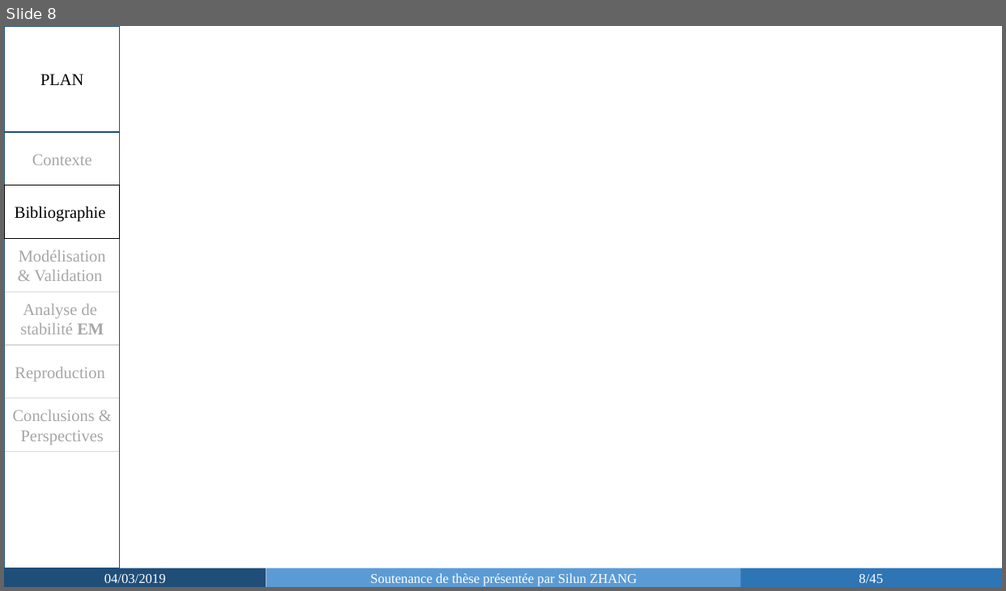
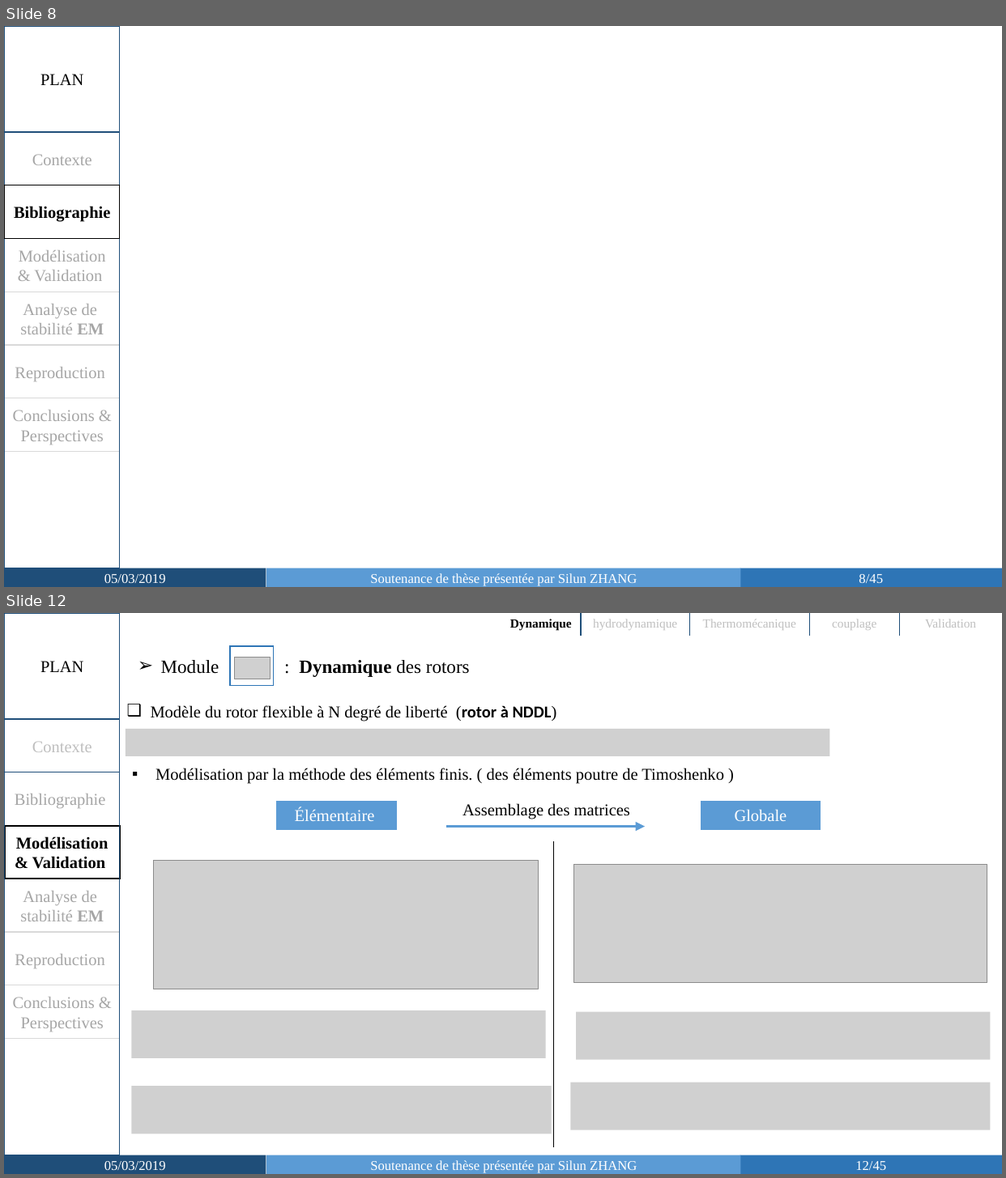
Before and after one commit to SilunZ/SoutenanceThese, a slide deck: Soutenance_Silun ZHANG-slides.pptx. Shown one above the other, each under a label of ours: slide 8 before the commit, slides 8 and 12 after it; the slides between them are not shown. The pictures are 1006x591 and 1006x1178 pixels, drawn with LibreOffice and Linux fonts; fonts in the diff are those of the drawing; grey boxes stand for pictures. Boxes give left, top, right and bottom in pixels: in the first picture for what was removed or moved away, otherwise in the second. Text is boxed around its words. In the diff, an @@ line names an element or a change of style, - is before the commit and + after.

```diff
--- a/Soutenance_Silun ZHANG-slides.pptx
+++ b/Soutenance_Silun ZHANG-slides.pptx
@@ slide 12 added at (x1=4, y1=613, x2=1002, y2=1174), background #FFFFFF @@
@@ rectangle added at (x1=5, y1=613, x2=120, y2=1156), outline #1F4E79 1 pt @@
@@ table added at (x1=501, y1=613, x2=1002, y2=636), 1 rows, 5 columns @@
+Dynamique | hydrodynamique | Thermomécanique | couplage | Validation
@@ text added at (x1=40, y1=661, x2=83, y2=672), 16 pt, text #000000 @@
+PLAN
@@ text added at (x1=161, y1=660, x2=470, y2=677), 18 pt, text #000000 @@
+➢ Module : Dynamique des rotors
@@ rectangle added at (x1=230, y1=646, x2=274, y2=685), fill #FFFFFF, outline #2E75B6 1 pt @@
@@ picture added at (x1=235, y1=658, x2=270, y2=679) @@
@@ text added at (x1=151, y1=705, x2=557, y2=722), 16 pt, text #000000 @@
+❑ Modèle du rotor flexible à N degré de liberté (rotor à NDDL)
@@ rectangle added at (x1=5, y1=719, x2=120, y2=773), outline #1F4E79 1 pt, 16 pt, text #BFBFBF @@
+Contexte
@@ picture added at (x1=126, y1=729, x2=829, y2=756) @@
@@ rectangle added at (x1=5, y1=773, x2=120, y2=825), outline #D9D9D9 1 pt, 16 pt, text #A6A6A6 @@
+Bibliographie
@@ text added at (x1=155, y1=768, x2=724, y2=784), 16 pt, text #000000 @@
+▪ Modélisation par la méthode des éléments finis. ( des éléments poutre de Timoshenko )
@@ rectangle added at (x1=277, y1=802, x2=397, y2=829), fill #5B9BD5, outline #5B9BD5 1 pt, 16 pt, text #FFFFFF @@
+Élémentaire
@@ text added at (x1=462, y1=803, x2=630, y2=820), 16 pt, text #000000 @@
+Assemblage des matrices
@@ rectangle added at (x1=701, y1=802, x2=820, y2=829), fill #5B9BD5, outline #5B9BD5 1 pt, 16 pt, text #FFFFFF @@
+Globale
@@ rectangle added at (x1=5, y1=825, x2=120, y2=879), outline #000000 1.5 pt, 16 pt, text #000000, bold @@
+Modélisation & Validation
@@ arrow added from (446, 826) to (645, 826), #5B9BD5 3 pt @@
@@ line added from (553, 842) to (553, 1148), #000000 1.5 pt @@
@@ rectangle added at (x1=5, y1=879, x2=120, y2=932), outline #D9D9D9 1 pt, 16 pt, text #A6A6A6 @@
+Analyse de stabilité EM
@@ picture added at (x1=154, y1=860, x2=539, y2=989) @@
@@ picture added at (x1=573, y1=865, x2=987, y2=983) @@
@@ rectangle added at (x1=5, y1=932, x2=120, y2=985), outline #D9D9D9 1 pt, 16 pt, text #A6A6A6 @@
+Reproduction
@@ rectangle added at (x1=5, y1=986, x2=120, y2=1039), outline #D9D9D9 1 pt, 16 pt, text #A6A6A6 @@
+Conclusions & Perspectives
@@ picture added at (x1=131, y1=1011, x2=545, y2=1059) @@
@@ picture added at (x1=576, y1=1012, x2=990, y2=1060) @@
@@ picture added at (x1=131, y1=1086, x2=552, y2=1134) @@
@@ picture added at (x1=571, y1=1082, x2=991, y2=1131) @@
@@ rectangle added at (x1=4, y1=1156, x2=266, y2=1174), fill #1F4E79, 13 pt, text #FFFFFF @@
+05/03/2019
@@ rectangle added at (x1=266, y1=1156, x2=740, y2=1174), fill #5B9BD5, 13 pt, text #FFFFFF @@
+Soutenance de thèse présentée par Silun ZHANG
@@ page number added at (x1=740, y1=1156, x2=1002, y2=1174), fill #2E75B6, 13 pt, text #FFFFFF @@
+12/45
@@ slide 8 changed as well @@
@@ rectangle "Bibliographie" at (x1=5, y1=186, x2=120, y2=238): bold on @@
@@ text in rectangle at (x1=104, y1=574, x2=166, y2=583): text changed @@
-04/03/2019
+05/03/2019
```
Also in this commit, not shown: 19 other slides changed, 4 other slides added, 2 other files.
